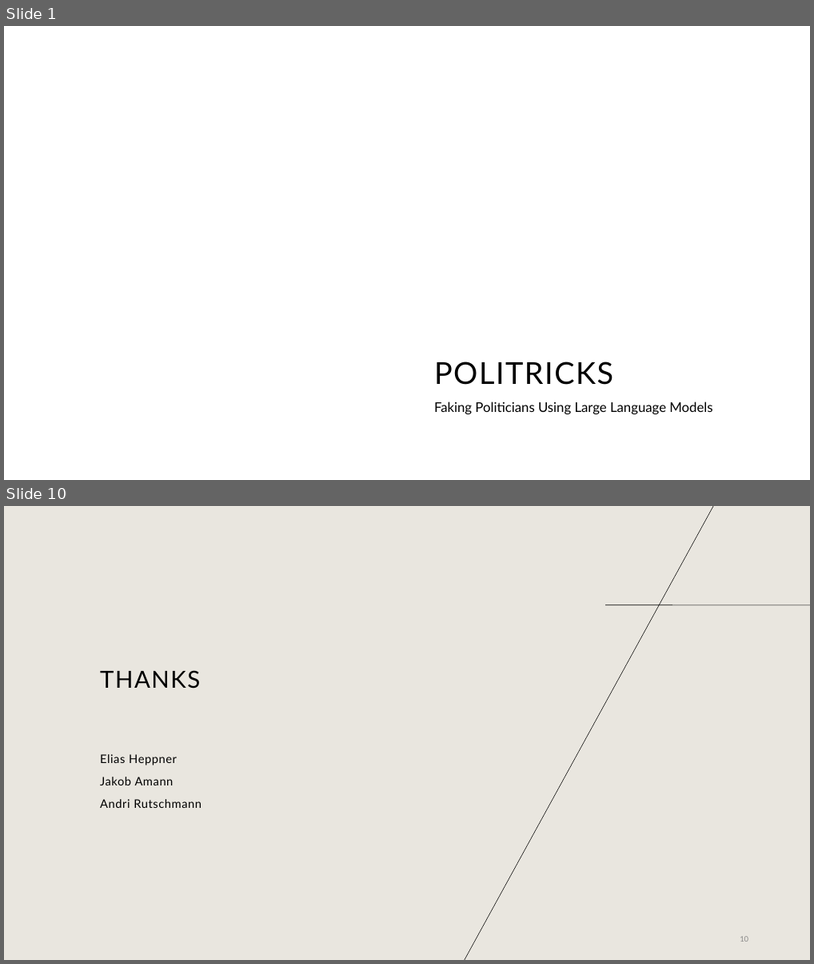
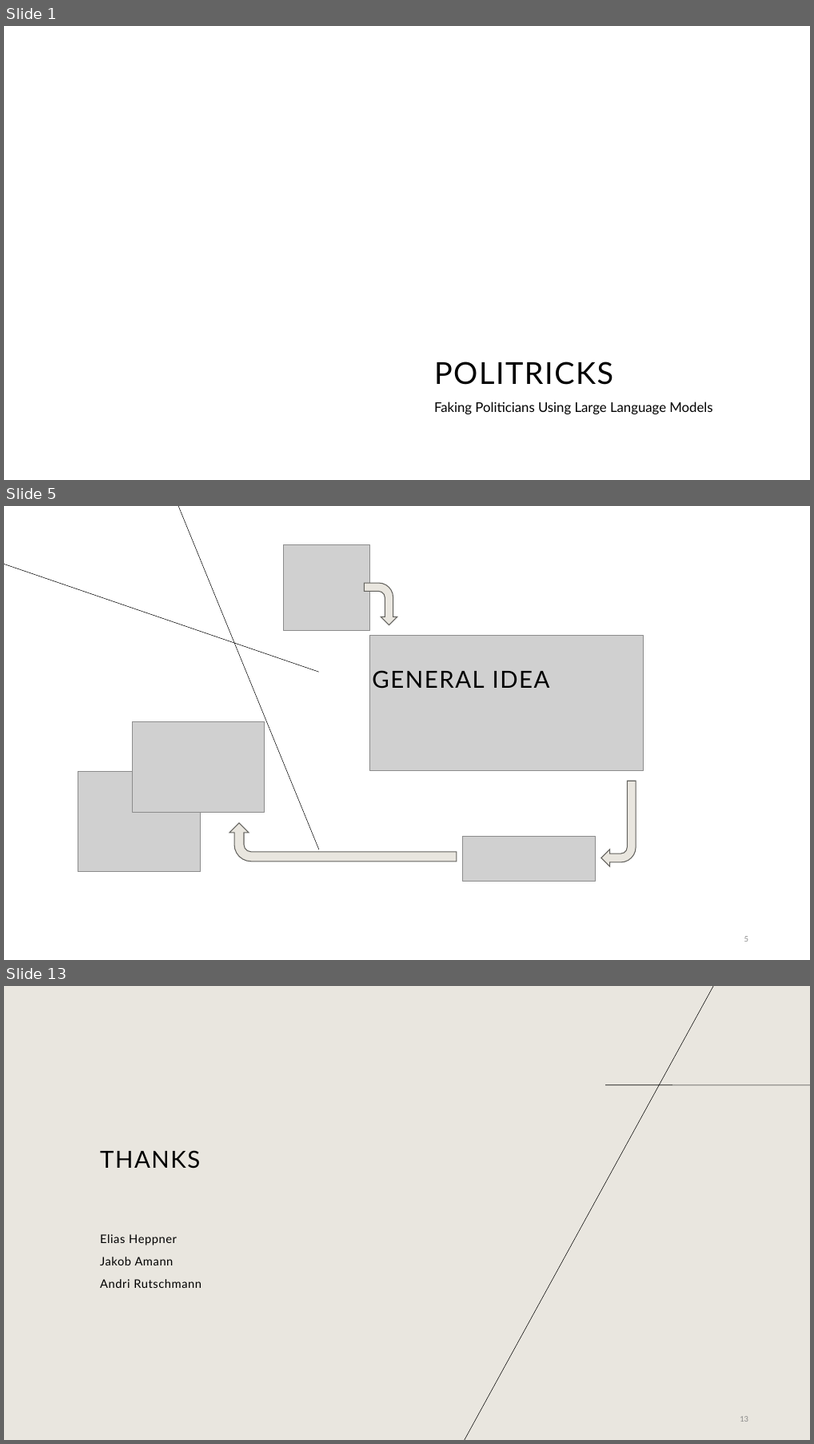
Before and after one commit to EliasHepp/Politricks, a slide deck: final_presentation.odp. Shown one above the other, each under a label of ours: slides 1 and 10 before the commit, slides 1, 5 and 13 after it; the slides between them are not shown. The pictures are 814x964 and 814x1444 pixels, drawn with LibreOffice and Linux fonts; fonts in the diff are those of the drawing; grey boxes stand for pictures; background and template pictures are left out. Boxes give left, top, right and bottom in pixels: in the first picture for what was removed or moved away, otherwise in the second. Text is boxed around its words. In the diff, an @@ line names an element or a change of style, - is before the commit and + after.

```diff
--- a/final_presentation.odp
+++ b/final_presentation.odp
@@ slide 5 added at (4, 506, 810, 960), background #FFFFFF @@
@@ line added from (319, 849) to (179, 506), #000000 0.51 pt @@
@@ picture added at (284, 544, 370, 631) @@
@@ line added from (319, 672) to (4, 564), #000000 0.51 pt @@
@@ freeform shape added at (364, 583, 398, 625), fill #E9E6DF, outline #62615D 0.99 pt @@
@@ picture added at (370, 636, 643, 770) @@
@@ title added at (372, 670, 550, 688), 28 pt, text #000000 @@
+GENERAL IDEA
@@ picture added at (133, 721, 264, 812) @@
@@ picture added at (78, 772, 201, 872) @@
@@ freeform shape added at (602, 780, 636, 867), fill #E9E6DF, outline #62615D 0.99 pt @@
@@ freeform shape added at (230, 823, 457, 861), fill #E9E6DF, outline #62615D 0.99 pt @@
@@ picture added at (462, 836, 596, 881) @@
@@ page number added at (745, 936, 749, 941), 9 pt, text #898989 @@
+5
@@ what was slide 10 is now slide 13 @@
```
Also in this commit, not shown: 3 slides changed, 7 other slides added, 5 slides removed, 1 other file.
